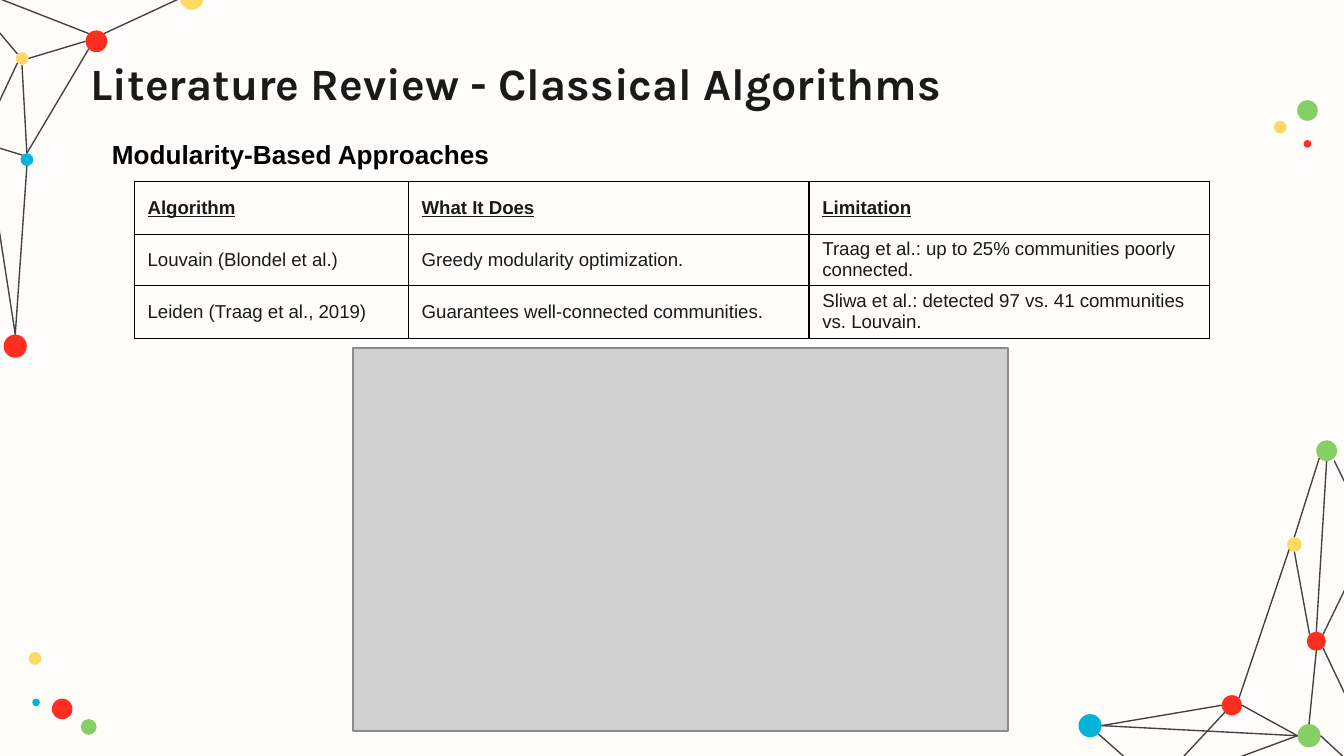
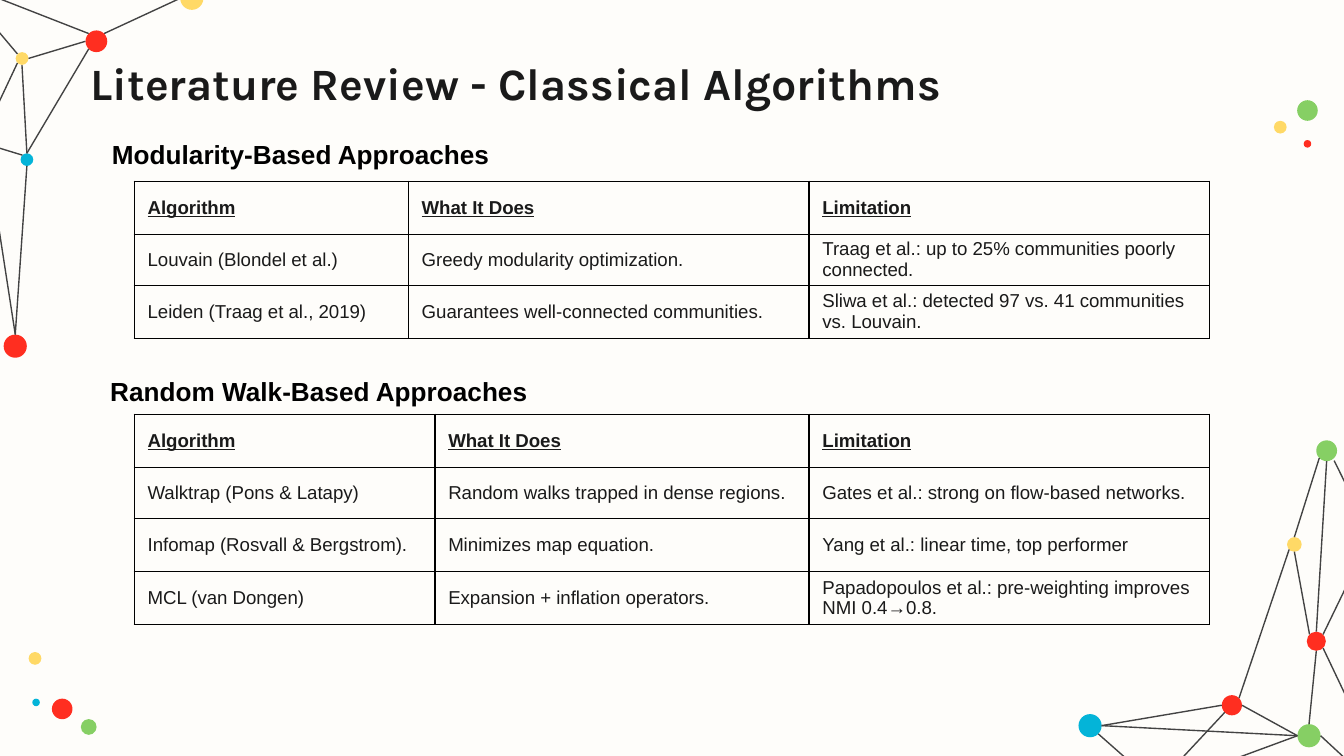
Before and after one commit to hamzamdn077/Master-Project, a slide deck: slide 7 of presentation.pptx (slide 8 before the commit). Drawn at 1344x756 pixels with LibreOffice and Linux fonts; fonts in the diff are those of the drawing; grey boxes stand for pictures. Boxes give left, top, right and bottom in pixels: in the first picture for what was removed or moved away, otherwise in the second. Text is boxed around its words. In the diff, an @@ line names an element or a change of style, - is before the commit and + after.

```diff
--- a/presentation.pptx
+++ b/presentation.pptx
@@ picture removed at (353, 348, 1008, 731) @@
@@ text added at (110, 382, 527, 407), 14 pt, text #000000, bold @@
+Random Walk-Based Approaches
@@ table added at (134, 414, 1210, 625), 4 rows, 3 columns @@
+Algorithm | What It Does | Limitation
+Walktrap (Pons & Latapy) | Random walks trapped in dense regions. | Gates et al.: strong on flow-based networks.
+Infomap (Rosvall & Bergstrom). | Minimizes map equation. | Yang et al.: linear time, top performer
+MCL (van Dongen) | Expansion + inflation operators. | Papadopoulos et al.: pre-weighting improves NMI 0.4→0.8.
```
Also in this commit, not shown: 11 other slides changed, 1 slide added, 12 slides removed, 3 other files.
